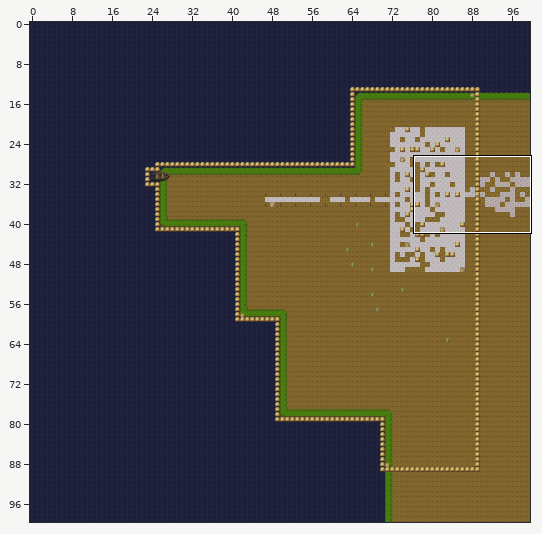
An edit to a level. Tiled map, maps/map2.tmx. The picture above shows the old version from afar; the outline marks the close-up.
Close-up. First the earlier version:
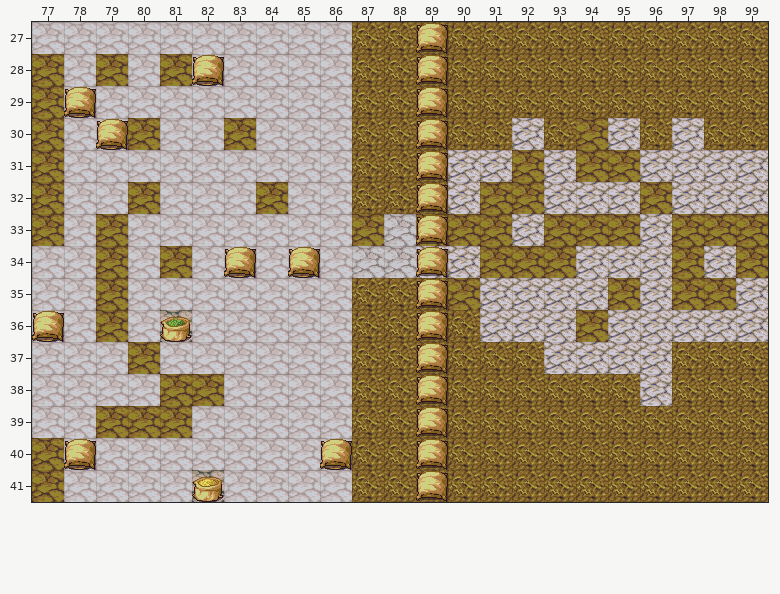
Cells are 32x32 px. Shown: x 77..99, y 27..41.
And afterwards:
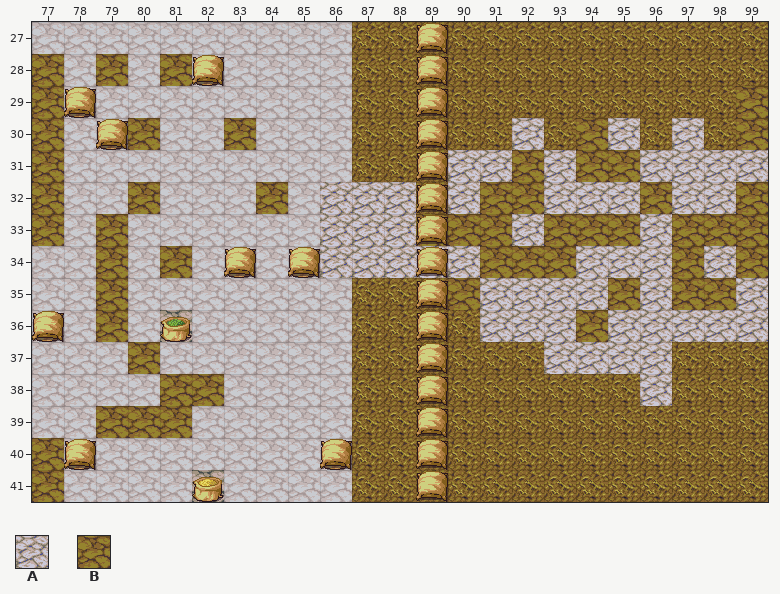
Key: from "PathAndObjects": A 20, B 23.
_ is an empty cell.
Log entry: remove venv
The edit:
Layer "endlayer":
The author put tile A in rows 32 to 34 at x 86 to 88.
The author put tile B in rows 29 to 30 at x 99; in row 32 at x 99.
Pixel boxes of the changes (left, top, right, bottom) in both close-ups:
added: (736, 86, 768, 150)
added: (320, 182, 416, 278)
added: (736, 182, 768, 214)
